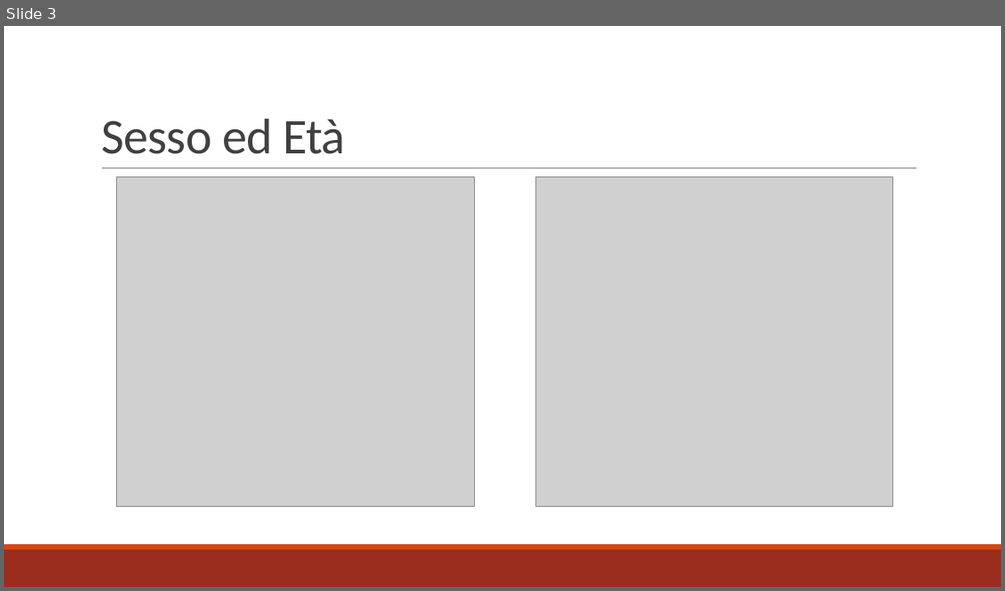
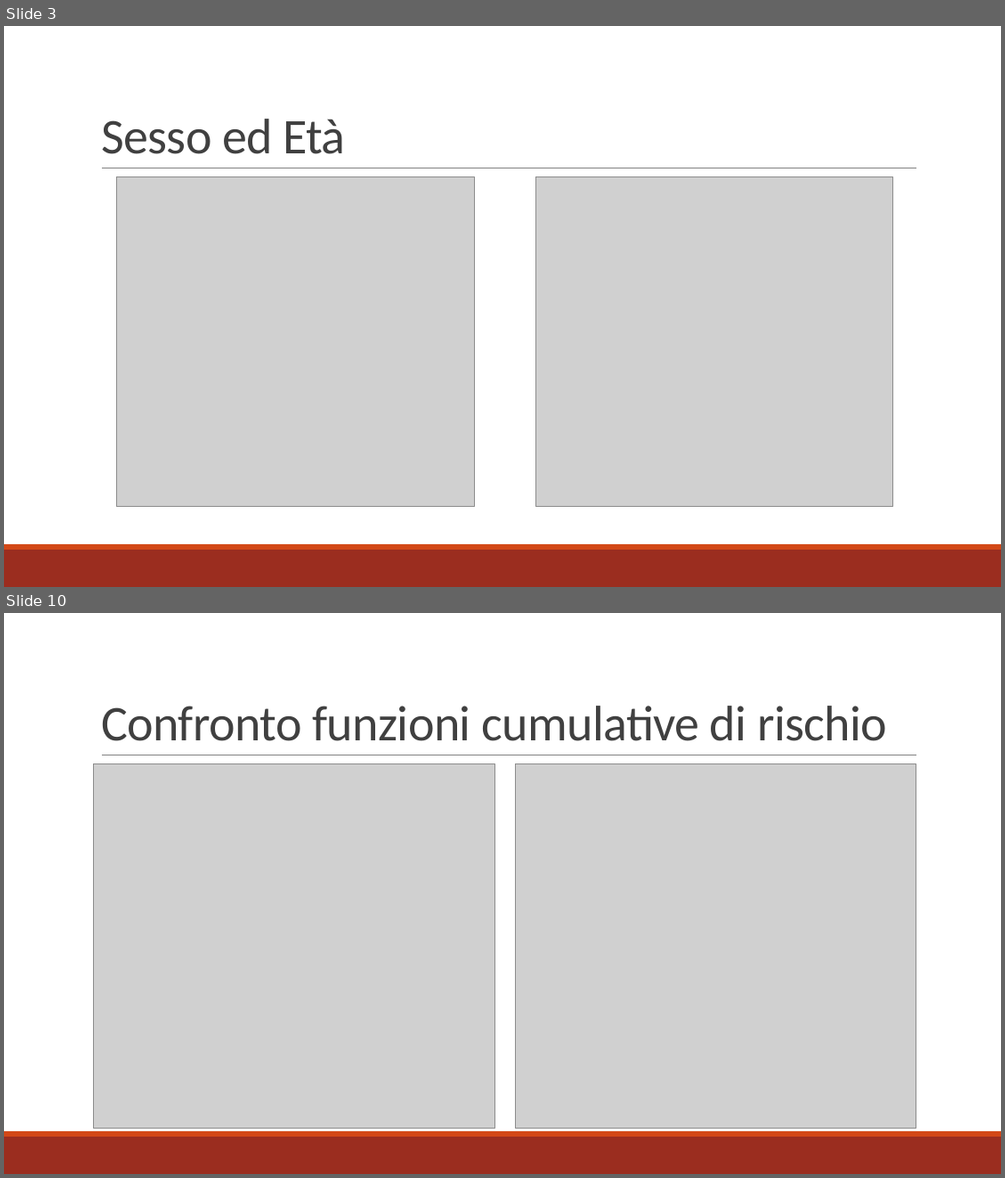
Before and after one commit to alghul96/AnalisiCdS, a slide deck: 2017-5 - 10 gruppo 8.pptx. Shown one above the other, each under a label of ours: slide 3 before the commit, slides 3 and 10 after it; the slides between them are not shown. The pictures are 1005x591 and 1005x1178 pixels, drawn with LibreOffice and Linux fonts; fonts in the diff are those of the drawing; grey boxes stand for pictures. Boxes give left, top, right and bottom in pixels: in the first picture for what was removed or moved away, otherwise in the second. Text is boxed around its words. In the diff, an @@ line names an element or a change of style, - is before the commit and + after.

```diff
--- a/2017-5 - 10 gruppo 8.pptx
+++ b/2017-5 - 10 gruppo 8.pptx
@@ slide 10 added at (x1=4, y1=613, x2=1001, y2=1174), background #FFFFFF; not listed: 3 template elements that a slide beside it also shows @@
@@ title added at (x1=101, y1=706, x2=887, y2=741), 48 pt, text #404040 @@
+Confronto funzioni cumulative di rischio
@@ picture added at (x1=94, y1=764, x2=494, y2=1128) @@
@@ picture added at (x1=516, y1=764, x2=916, y2=1128) @@
```
Also in this commit, not shown: 3 slides changed, 11 other slides added, 4 other files.
